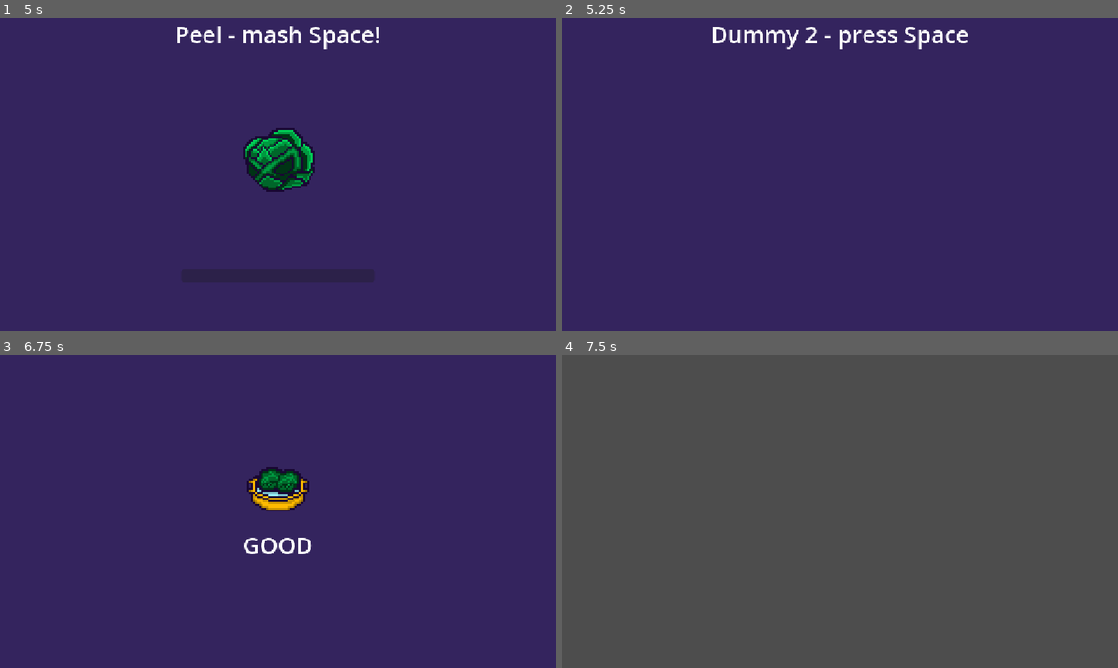
Above: before the commit, frames 1-4 (two rows, left to right).
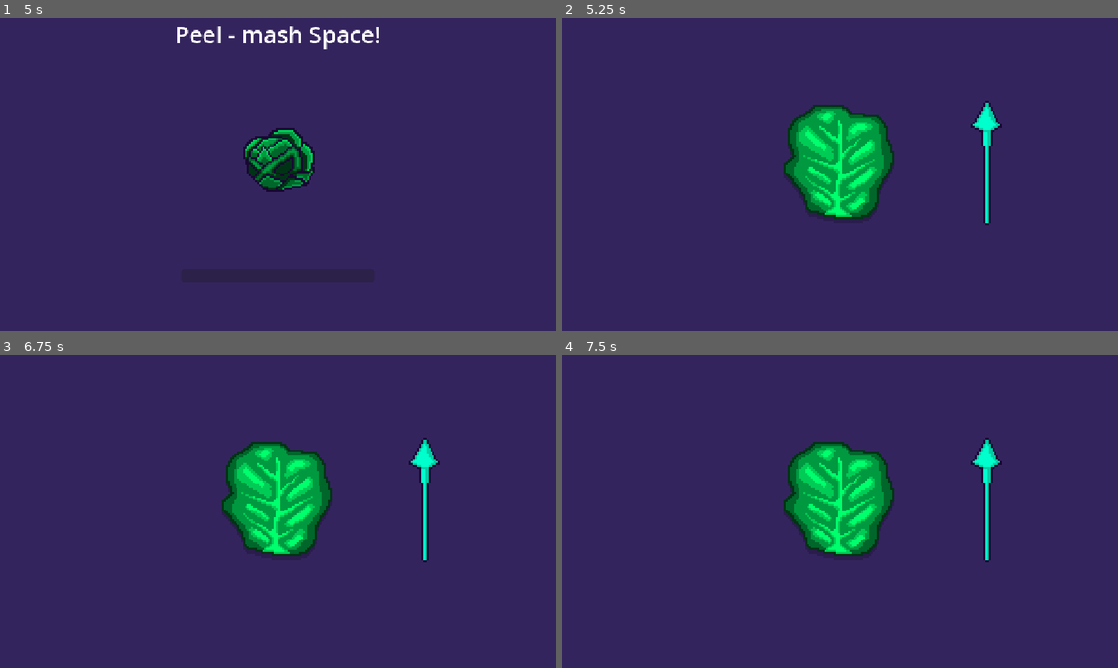
Above: after the commit, the same moments.

Repository: quack-pot/sword_and_sear
Game: Godot game, scene res://scenes/tests/scn_cooking_test.tscn
The game is run twice, just before and just after one commit, with the same random seed, the same clock (stepped at 60 frames per second) and the same inputs. The project has no main scene, so this scene is started directly.
Inputs (mouse positions are in pixels of both pictures, inside the frame that each line leads up to):
- Up to frame 1 (5 s): move the mouse to (400, 158) at 0.52 s; hold D (Right) 0.53-1.25 s; hold Space (Cook) 0.53-1.25 s; click (400, 158) at 0.67 s; drag from (166, 190) to (250, 237) at 1.27 s; move the mouse to (333, 105) at 2.02 s; hold D (Right) 2.03-2.75 s; hold E (Interact) 2.03-2.75 s; click (333, 105) at 2.17 s; tap Space (Cook) at 2.3 s; drag from (250, 237) to (111, 127) at 2.77 s; move the mouse to (444, 221) at 3.52 s; hold A (Left) 3.53-4.25 s; hold Space (Cook) 3.53-4.25 s; click (444, 221) at 3.67 s; drag from (111, 127) to (194, 96) at 4.27 s
- Up to frame 2 (5.25 s): move the mouse to (867, 174) at 5.02 s; hold S (Down) from 5.03 s (still down); hold Space (Cook) from 5.03 s (still down); click (867, 174) at 5.17 s
- Up to frame 3 (6.75 s): release S (Down) at 5.75 s; release Space (Cook) at 5.75 s; drag from (194, 433) to (166, 527) at 5.77 s; tap Space (Cook) at 6.5 s; move the mouse to (400, 495) at 6.52 s; hold W (Up) from 6.53 s (still down); hold E (Interact) from 6.53 s (still down); click (400, 495) at 6.67 s
- Up to frame 4 (7.5 s): tap Space (Cook) at 6.8 s; release W (Up) at 7.25 s; release E (Interact) at 7.25 s; tap Enter at 7.25 s; drag from (728, 527) to (812, 574) at 7.27 s

Frame 1 is identical in both runs. In frame 2, 7.4% of the frame differs, in the area x 27-80%, y 2-67%; in frame 3, 6.4%; in frame 4, 100%, in the area x 0-100%, y 0-100%.

Commit message:
checkpoint: swipe step setup

Diff:
--- /dev/null
+++ b/entities/cooking/steps/swipe_step.gd
@@ -0,0 +1,35 @@
+extends CookingStep
+
+@export var sequence: Array[Vector2] = [Vector2.UP, Vector2.LEFT, Vector2.RIGHT, Vector2.UP, Vector2.DOWN]
+@export var key_frames: Array[int] = [2, 4, 6, 8, 13]
+@export var frame_time: float = 0.06
+@export var min_drag: float = 40.0 # px
+@export var mistake_penalty: float = 0.2
+
+@onready var roll: Sprite2D = $Roll
+@onready var arrow: Sprite2D = $Arrow
+
+
+var drag_start: Vector2
+
+# visualize like a slingshot
+func _input(event: InputEvent) -> void:
+	if event is InputEventMouseButton and event.button_index == MOUSE_BUTTON_LEFT:
+		if event.pressed:
+			drag_start = event.position
+		else:
+			var drag: Vector2 = event.position - drag_start
+			if drag.length() < min_drag:
+				return
+			print(_to_direction(drag))
+
+func _to_direction(v: Vector2) -> Vector2:
+	if absf(v.x) > absf(v.y):
+		return Vector2.RIGHT if v.x > 0 else Vector2.LEFT
+	return Vector2.DOWN if v.y > 0 else Vector2.UP
+
+# check
+
+# animate
+
+# close
--- /dev/null
+++ b/entities/cooking/steps/swipe_step.tscn
@@ -0,0 +1,26 @@
+[gd_scene format=3 uid="uid://66gd6qgs7slf"]
+
+[ext_resource type="Script" uid="uid://53rkssmwyeln" path="res://entities/cooking/steps/swipe_step.gd" id="1_7ymlh"]
+[ext_resource type="Texture2D" uid="uid://b733btj6kqxc1" path="res://assets/art/Cabbage Thing/Recipe_Rolling_Cabbage_Sheet.png" id="1_t1x0f"]
+[ext_resource type="Texture2D" uid="uid://g1llfhwttm88" path="res://assets/art/Icons/arrow.png" id="2_jwvia"]
+
+[node name="SwipeStep" type="Control" unique_id=521356604]
+layout_mode = 3
+anchors_preset = 15
+anchor_right = 1.0
+anchor_bottom = 1.0
+grow_horizontal = 2
+grow_vertical = 2
+mouse_filter = 2
+script = ExtResource("1_7ymlh")
+
+[node name="Roll" type="Sprite2D" parent="." unique_id=2098869649]
+position = Vector2(576, 300)
+scale = Vector2(4, 4)
+texture = ExtResource("1_t1x0f")
+hframes = 14
+
+[node name="Arrow" type="Sprite2D" parent="." unique_id=375630284]
+position = Vector2(880, 300)
+scale = Vector2(4, 4)
+texture = ExtResource("2_jwvia")
--- a/scenes/tests/scn_cooking_test.tscn
+++ b/scenes/tests/scn_cooking_test.tscn
@@ -4,6 +4,7 @@
 [ext_resource type="Script" uid="uid://bltw88v5xx0sb" path="res://scripts/cooking/dummy_step.gd" id="2_ksadt"]
 [ext_resource type="Texture2D" uid="uid://bftgubbkhtcfx" path="res://assets/art/Cabbage Thing/Cabbage_Rolls.png" id="2_qoxl6"]
 [ext_resource type="PackedScene" uid="uid://vi3dxf0t1mdv" path="res://entities/cooking/steps/mash_step.tscn" id="3_hifn3"]
+[ext_resource type="PackedScene" uid="uid://66gd6qgs7slf" path="res://entities/cooking/steps/swipe_step.tscn" id="4_6g7uk"]
 
 [node name="CookingMinigame" unique_id=1442592822 instance=ExtResource("1_8l6k5")]
 dish_texture = ExtResource("2_qoxl6")
@@ -12,14 +13,17 @@
 layout_mode = 1
 prompt = "Peel - mash Space!"
 
-[node name="Step1" type="Control" parent="Steps" parent_id_path=PackedInt32Array(117966849) index="1" unique_id=1273746078]
+[node name="SwipeStep" parent="Steps" parent_id_path=PackedInt32Array(117966849) index="1" unique_id=521356604 instance=ExtResource("4_6g7uk")]
+layout_mode = 1
+
+[node name="Step1" type="Control" parent="Steps" parent_id_path=PackedInt32Array(117966849) index="2" unique_id=1273746078]
 anchors_preset = 0
 offset_right = 40.0
 offset_bottom = 40.0
 script = ExtResource("2_ksadt")
 prompt = "Dummy 1 - press Space"
 
-[node name="Step2" type="Control" parent="Steps" parent_id_path=PackedInt32Array(117966849) index="2" unique_id=1054370682]
+[node name="Step2" type="Control" parent="Steps" parent_id_path=PackedInt32Array(117966849) index="3" unique_id=1054370682]
 anchors_preset = 0
 offset_right = 40.0
 offset_bottom = 40.0
Binary file added: assets/art/Icons/arrow.aseprite
Binary file added: assets/art/Icons/arrow.png
Not shown, added: assets/art/Icons/arrow.png.import
Not shown, added: entities/cooking/steps/swipe_step.gd.uid
